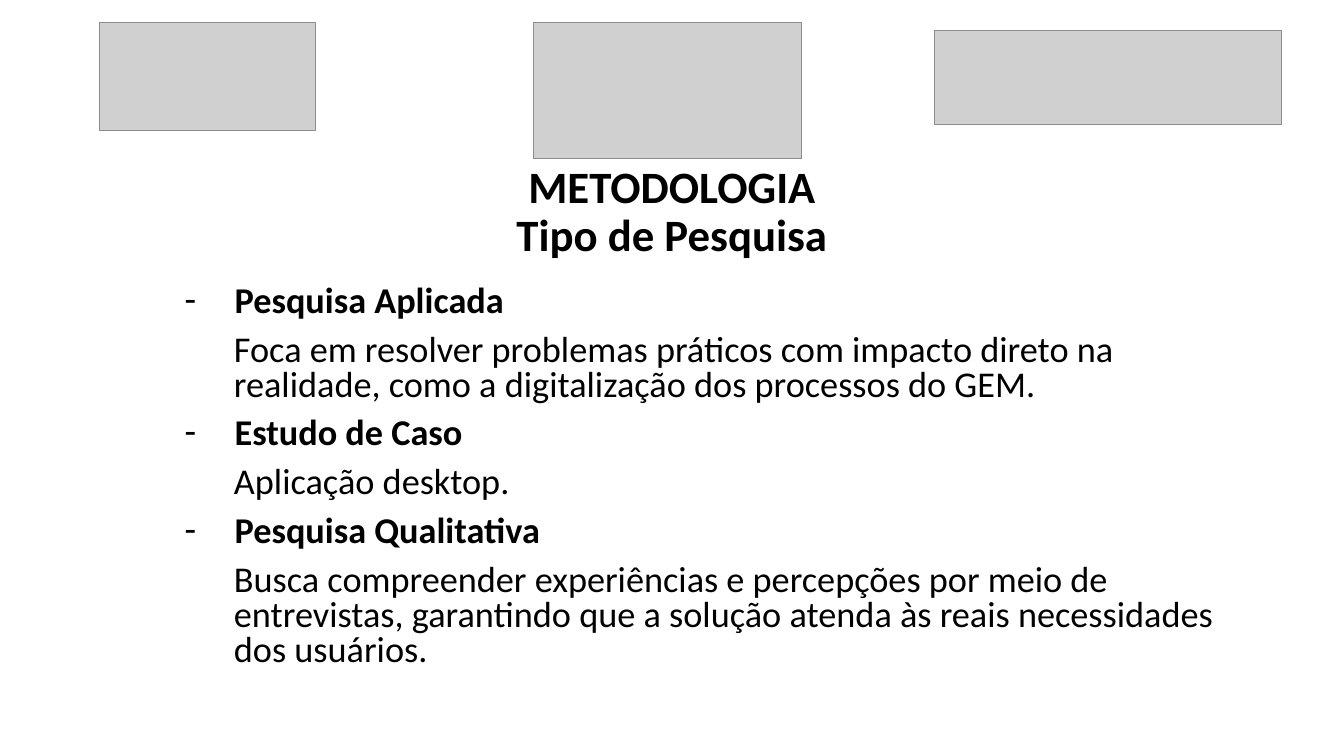
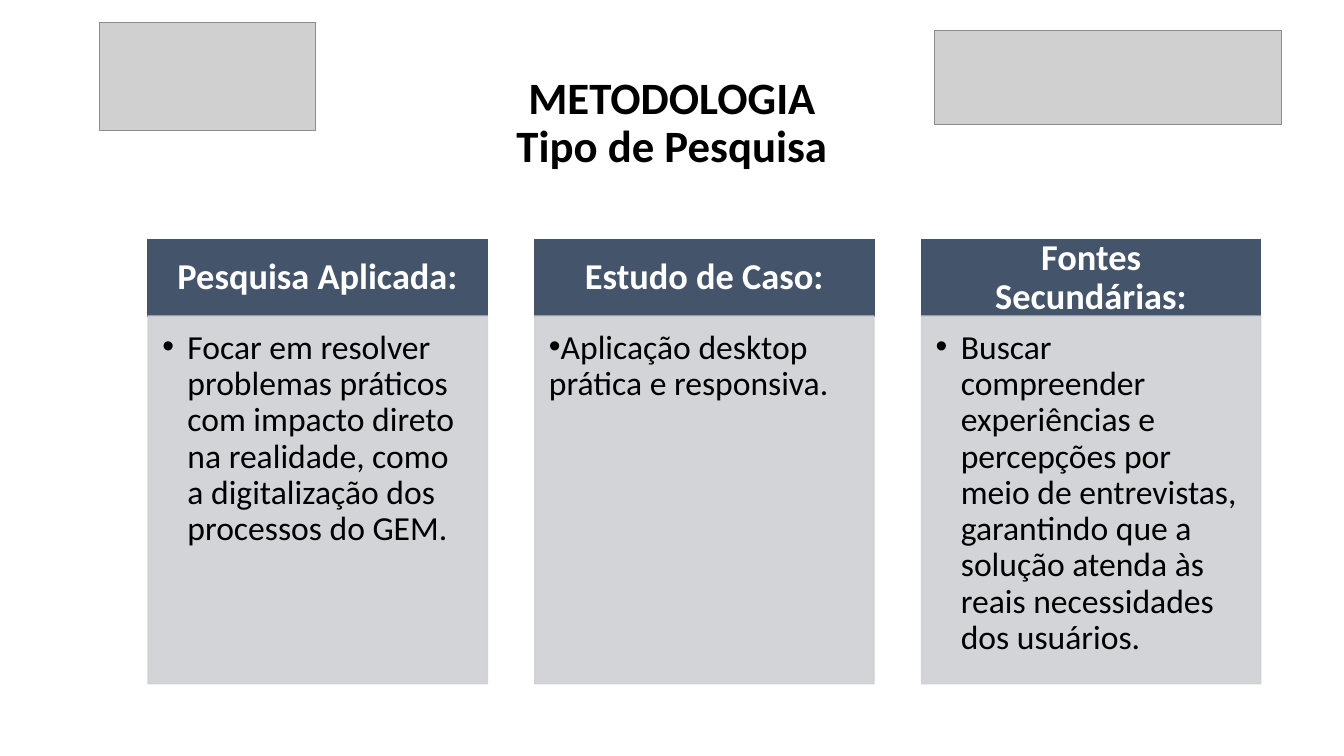
Before and after one commit to luanmenezesx/TCC-CCB, a slide deck: slide 6 of Modelo slides apresentação TCC.pptx. Drawn at 1344x756 pixels with LibreOffice and Linux fonts; fonts in the diff are those of the drawing; grey boxes stand for pictures. Boxes give left, top, right and bottom in pixels: in the first picture for what was removed or moved away, otherwise in the second. Text is boxed around its words. In the diff, an @@ line names an element or a change of style, - is before the commit and + after.

```diff
--- a/Modelo slides apresentação TCC.pptx
+++ b/Modelo slides apresentação TCC.pptx
@@ picture removed at (x1=533, y1=23, x2=802, y2=159) @@
@@ title "METODOLOGIA Tipo de Pesquisa" moved from (x1=516, y1=173, x2=827, y2=258) to (x1=516, y1=84, x2=827, y2=169) @@
@@ subtitle removed at (x1=234, y1=287, x2=1213, y2=663) @@
-– Pesquisa Aplicada
-Foca em resolver problemas práticos com impacto direto na realidade, como a digitalização dos processos do GEM.
-– Estudo de Caso
-Aplicação desktop.
-– Pesquisa Qualitativa
-Busca compreender experiências e percepções por meio de entrevistas, garantindo que a solução atenda às reais necessidades dos usuários.
@@ group added at (x1=148, y1=240, x2=1261, y2=685): 6 rectangles, 6 texts @@
+Pesquisa Aplicada:
+  • Focar em resolver problemas práticos com impacto direto na realidade, como a digitalização dos processos do GEM.
+Estudo de Caso:
+  • Aplicação desktop prática e responsiva.
+Fontes Secundárias:
+  • Buscar compreender experiências e percepções por meio de entrevistas, garantindo que a solução atenda às reais necessidades dos usuários.
```
Also in this commit, not shown: 9 other slides changed, 7 slides added, 3 slides removed, 13 other files.
